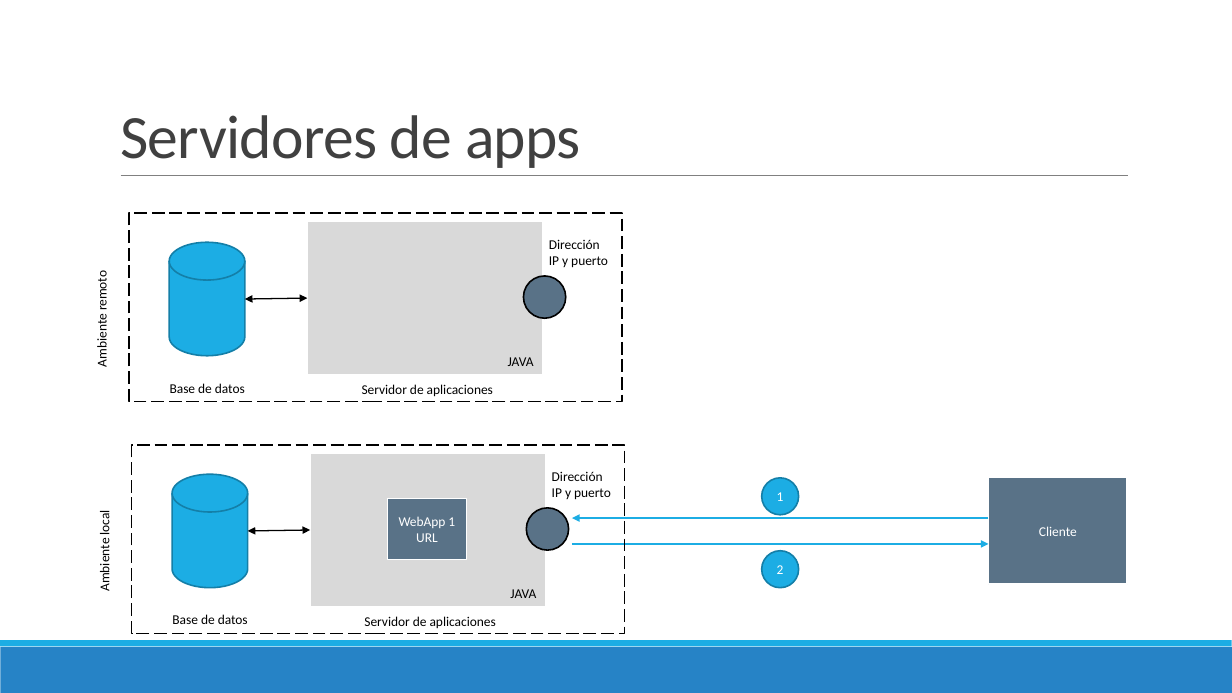
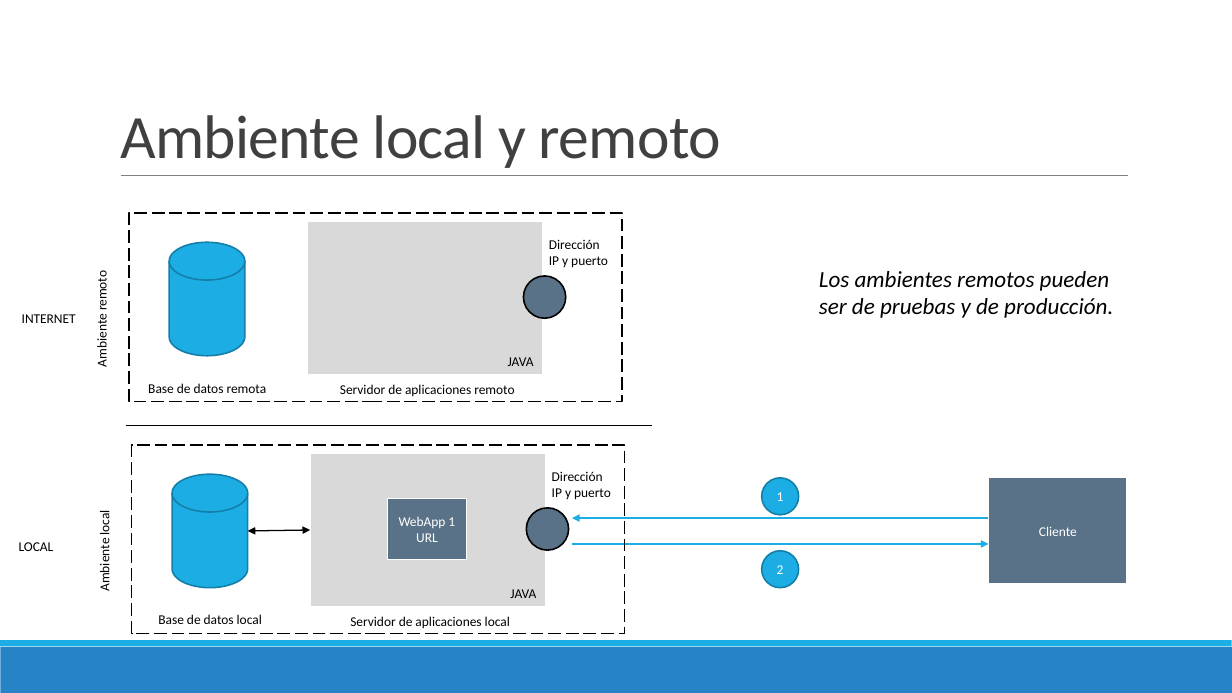
Before and after one commit to Domiciano/PrograRed201, a slide deck: slide 11 of Semana 12/Semana 12.pptx (slide 7 before the commit). Drawn at 1232x693 pixels with LibreOffice and Linux fonts; fonts in the diff are those of the drawing. Boxes give left, top, right and bottom in pixels: in the first picture for what was removed or moved away, otherwise in the second. Text is boxed around its words. In the diff, an @@ line names an element or a change of style, - is before the commit and + after.

```diff
--- a/Semana 12/Semana 12.pptx
+++ b/Semana 12/Semana 12.pptx
@@ title at [120, 115, 721, 168]: text changed @@
-Servidores de apps
+Ambiente local y remoto
@@ double arrow removed from (245, 299) to (308, 299) @@
@@ text added at [819, 271, 1113, 318], 18 pt, text #000000, italic @@
+Los ambientes remotos pueden ser de pruebas y de producción.
@@ text added at [22, 314, 76, 323], 10.5 pt, text #000000 @@
+INTERNET
@@ text at [148, 383, 267, 393]: text changed @@
-Base de datos
+Base de datos remota
@@ text at [340, 384, 514, 396]: text changed @@
-Servidor de aplicaciones
+Servidor de aplicaciones remoto
@@ line added from (127, 426) to (653, 426), #000000 1 pt @@
@@ text added at [19, 542, 54, 551], 10.5 pt, text #000000 @@
+LOCAL
@@ text at [158, 614, 262, 624]: text changed @@
-Base de datos
+Base de datos local
@@ text at [350, 616, 510, 628]: text changed @@
-Servidor de aplicaciones
+Servidor de aplicaciones local
```
Also in this commit, not shown: 6 other slides changed, 9 slides added.
